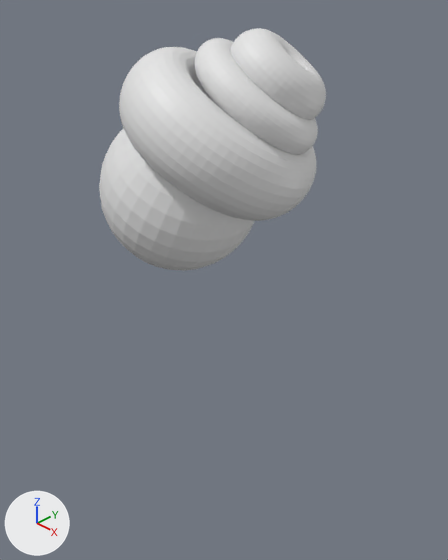
The Blender file project.blend as it was, and as the next commit left it.
One viewpoint serves both versions: a 50 mm camera at (5.0, -4.65, 3.06) aimed at (0.24, -0.03, -0.66). Lighting does not change. The marker at lower left points along +X, +Y and +Z.

Script lines for the objects in view, before the commit:
```python
me_torus = bpy.data.meshes.new('Torus')
me_torus.from_pydata(...)  # a torus around z (ring radius 0.8, tube radius 0.33) spanning x -1.13..1.13, y -1.13..1.13, z -0.33..0.33
me_torus_001 = bpy.data.meshes.new('Torus.001')
me_torus_001.from_pydata(...)  # a torus around z (ring radius 0.8, tube radius 0.28) spanning x -1.08..1.08, y -1.08..1.08, z -0.28..0.28
me_torus_003 = bpy.data.meshes.new('Torus.003')
me_torus_003.from_pydata(...)  # a torus around z (ring radius 0.3, tube radius 0.28) spanning x -0.58..0.58, y -0.579..0.579, z -0.28..0.28
ob_torus = bpy.data.objects.new('Torus', me_torus)
ob_torus.location = (-0.12, 0.3, 1.01)
ob_torus.rotation_euler = (-0.362, 0.508, 0.0)  # degrees (-21, 29, 0)
ob_torus.scale = (-1.05, -1.16, -1.43)
ob_torus_001 = bpy.data.objects.new('Torus.001', me_torus_001)
ob_torus_001.location = (0.28, 0.45, 1.47)
ob_torus_001.rotation_euler = (-0.378, 0.566, 0.00613)  # degrees (-22, 32, 0.4)
ob_torus_001.scale = (0.753, 0.743, 0.76)
ob_torus_003 = bpy.data.objects.new('Torus.003', me_torus_003)
ob_torus_003.location = (0.39, 0.65, 1.67)
ob_torus_003.rotation_euler = (-0.378, 0.606, 0.0748)  # degrees (-22, 35, 4.3)
ob_torus_003.scale = (1.02, 1.16, 1.06)
# also in view: 'Sphere' at (-0.55, 0.0, 0.29)
```
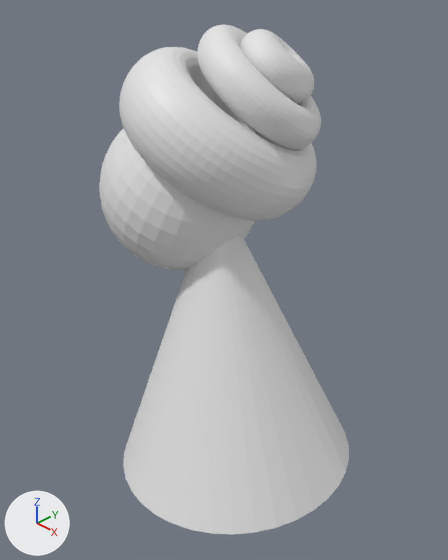
Diff of the bpy script that builds the scene:
```diff
--- a/project.blend.py
+++ b/project.blend.py
@@ me_cone @@
+me_cone.from_pydata(...)  # 74 vertices, 39 faces; spans x -0.92..0.92, y -0.92..0.92, z -1.0..1.0
@@ ob_torus_001 @@
 ob_torus_001 = bpy.data.objects.new('Torus.001', me_torus_001)
-ob_torus_001.location = (0.28, 0.45, 1.47)
-ob_torus_001.rotation_euler = (-0.378, 0.566, 0.00613)  # degrees (-22, 32, 0.4)
-ob_torus_001.scale = (0.753, 0.743, 0.76)
+ob_torus_001.location = (0.31, 0.46, 1.58)
+ob_torus_001.rotation_euler = (-0.378, 0.601, 0.00627)  # degrees (-22, 34, 0.4)
+ob_torus_001.scale = (0.767, 0.711, 0.84)
@@ ob_torus_003 @@
 ob_torus_003 = bpy.data.objects.new('Torus.003', me_torus_003)
-ob_torus_003.location = (0.39, 0.65, 1.67)
-ob_torus_003.rotation_euler = (-0.378, 0.606, 0.0748)  # degrees (-22, 35, 4.3)
-ob_torus_003.scale = (1.02, 1.16, 1.06)
+ob_torus_003.location = (0.42, 0.59, 1.78)
+ob_torus_003.rotation_euler = (-0.26, 0.675, 0.333)  # degrees (-15, 39, 19)
+ob_torus_003.scale = (0.804, 0.963, 0.778)
@@ ob_cone @@
+ob_cone = bpy.data.objects.new('Cone', me_cone)
+ob_cone.location = (0.28, 0.0, -1.56)
+ob_cone.rotation_euler = (0.0, -0.0973, 0.0)  # degrees (0, -5.6, 0)
+ob_cone.scale = (1.71, 1.71, 1.71)
```

Where the change shows, as pixel boxes [x1, y1, x2, y2] in the pictures (448 x 560 px):
'Cone', added
    after: [123, 236, 349, 535]
'Torus.001', moved, turned, rescaled
    before: [194, 38, 318, 155]
    after: [197, 24, 321, 149]
'Torus.003', moved, turned, rescaled
    before: [230, 28, 326, 120]
    after: [240, 29, 314, 104]
